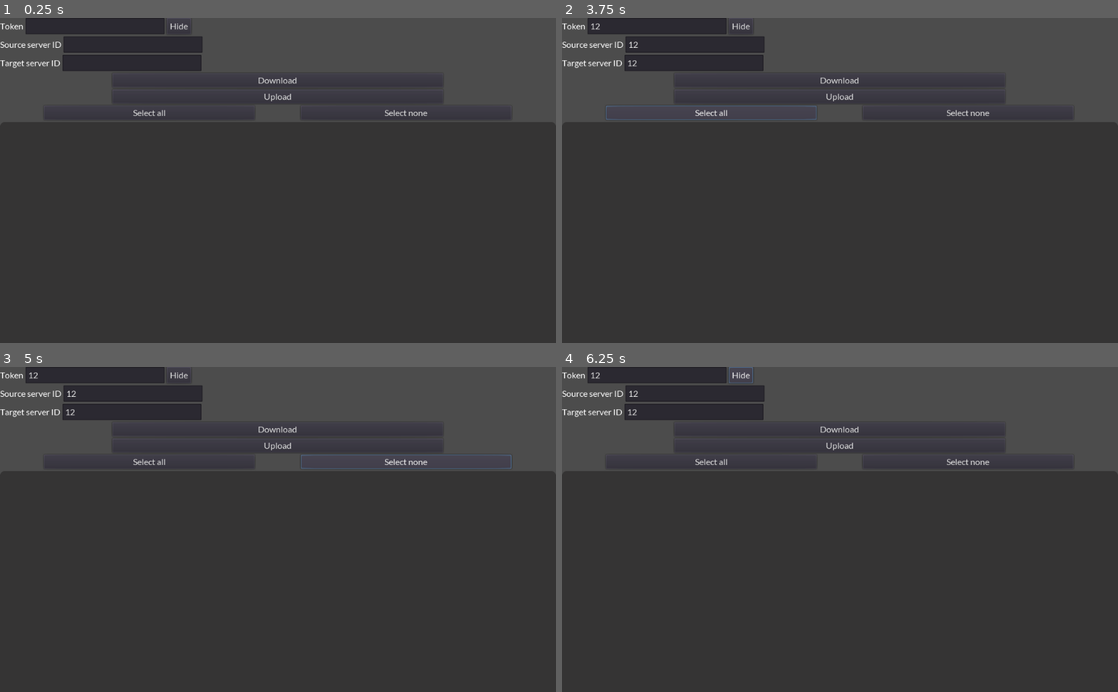
Above: before the commit, frames 1-4 (two rows, left to right).
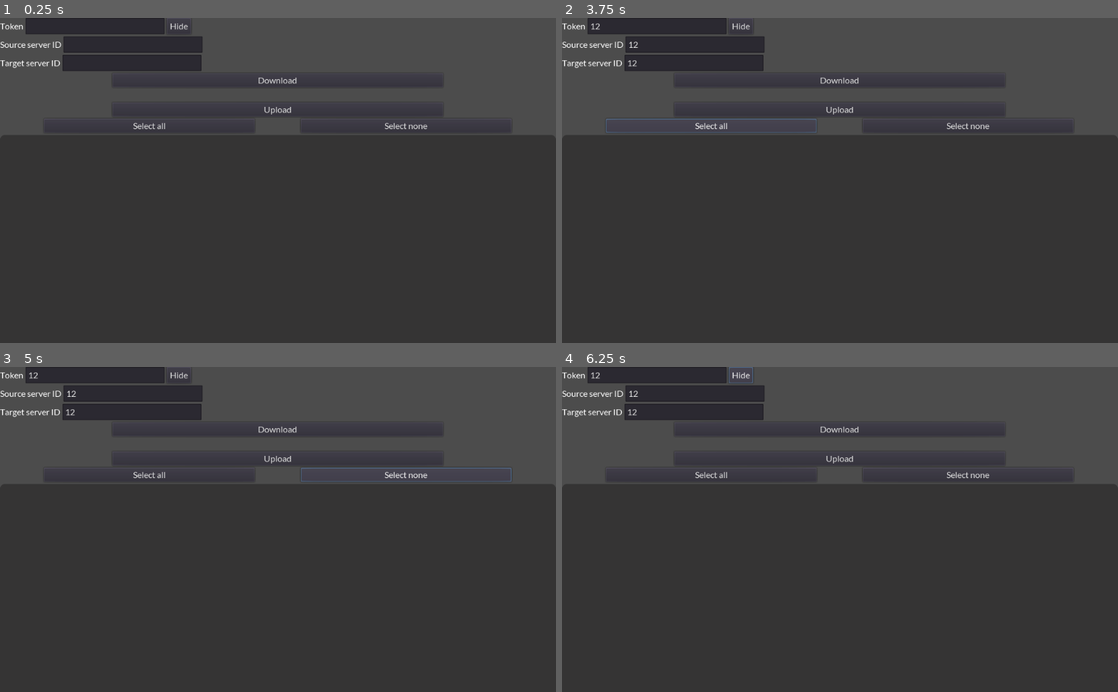
Above: after the commit, the same moments.

Repository: SekoiaTree/DiscordEmoteYoinker
Game: Godot game, scene res://Main.tscn
Same seed, same stepped clock (60 frames per second), same inputs: the game is played once before the commit and once after it. The engine's default icon, where the game draws it, is replaced by a stand-in: a white triangle on a blue panel in a dark square.
Inputs (mouse positions are in pixels of both pictures, inside the frame that each line leads up to):
- Up to frame 1 (0.25 s): no input
- Up to frame 2 (3.75 s): click (656, 24) at 0.52 s; type "12" at 0.6 s; click (695, 44) at 0.75 s; type "12" at 0.83 s; click (695, 63) at 0.98 s; type "12" at 1.07 s; click "Download" at 1.25 s; click "Hide" at 2 s; click "Show" at 2.75 s; click "Select all" at 3.5 s
- Up to frame 3 (5 s): click "Select none" at 4.25 s
- Up to frame 4 (6.25 s): click "Hide" at 5 s; click "Show" at 5.75 s

The runs differ from the first frame. In frame 1, 0.6% of the frame differs, in the area x 7-92%, y 23-36%; in frame 2, 1.7%; in frame 3, 1.6%; in frame 4, 0.6%.
Error before the commit: Assertion failed. (res://MainManager.gd:177)
Error after the commit: Assertion failed. (res://MainManager.gd:195)

Commit message:
Error management

Diff:
--- /dev/null
+++ b/ErrorManager.gd
@@ -0,0 +1,21 @@
+extends Label
+
+
+# Declare member variables here. Examples:
+# var a = 2
+# var b = "text"
+
+
+# Called when the node enters the scene tree for the first time.
+func _ready():
+	pass # Replace with function body.
+
+
+# Called every frame. 'delta' is the elapsed time since the previous frame.
+#func _process(delta):
+#	pass
+
+func display_error(error_text : String):
+	text = error_text
+	push_error(error_text)
+	$AnimationPlayer.play("DisappearText")
--- a/Main.tscn
+++ b/Main.tscn
@@ -1,9 +1,26 @@
-[gd_scene load_steps=6 format=2]
+[gd_scene load_steps=8 format=2]
 
 [ext_resource path="res://TextBoxManager.gd" type="Script" id=1]
 [ext_resource path="res://MainManager.gd" type="Script" id=2]
 [ext_resource path="res://SelectionManager.gd" type="Script" id=3]
 [ext_resource path="res://MainFont.tres" type="DynamicFont" id=4]
+[ext_resource path="res://ErrorManager.gd" type="Script" id=5]
+
+[sub_resource type="Animation" id=2]
+resource_name = "DisappearText"
+length = 3.0
+tracks/0/type = "value"
+tracks/0/path = NodePath(".:percent_visible")
+tracks/0/interp = 1
+tracks/0/loop_wrap = true
+tracks/0/imported = false
+tracks/0/enabled = true
+tracks/0/keys = {
+"times": PoolRealArray( 0, 2, 3 ),
+"transitions": PoolRealArray( 1, 1, 1 ),
+"update": 0,
+"values": [ 1.0, 1.0, 0.0 ]
+}
 
 [sub_resource type="StyleBoxFlat" id=1]
 bg_color = Color( 0.211765, 0.207843, 0.207843, 1 )
@@ -118,10 +135,22 @@
 size_flags_horizontal = 3
 size_flags_stretch_ratio = 2.0
 
+[node name="Label" type="Label" parent="VBoxContainer"]
+margin_top = 132.0
+margin_right = 1024.0
+margin_bottom = 152.0
+custom_colors/font_color = Color( 1, 0, 0, 1 )
+custom_fonts/font = ExtResource( 4 )
+align = 1
+script = ExtResource( 5 )
+
+[node name="AnimationPlayer" type="AnimationPlayer" parent="VBoxContainer/Label"]
+anims/DisappearText = SubResource( 2 )
+
 [node name="Upload" type="HBoxContainer" parent="VBoxContainer"]
-margin_top = 132.0
-margin_right = 1024.0
-margin_bottom = 158.0
+margin_top = 156.0
+margin_right = 1024.0
+margin_bottom = 182.0
 size_flags_horizontal = 3
 size_flags_stretch_ratio = 4.0
 alignment = 1
@@ -150,9 +179,9 @@
 size_flags_stretch_ratio = 2.0
 
 [node name="Selectors" type="HBoxContainer" parent="VBoxContainer"]
-margin_top = 162.0
-margin_right = 1024.0
-margin_bottom = 188.0
+margin_top = 186.0
+margin_right = 1024.0
+margin_bottom = 212.0
 
 [node name="Control2" type="Control" parent="VBoxContainer/Selectors"]
 margin_right = 77.0
@@ -192,7 +221,7 @@
 size_flags_stretch_ratio = 0.2
 
 [node name="ScrollContainer" type="ScrollContainer" parent="VBoxContainer"]
-margin_top = 192.0
+margin_top = 216.0
 margin_right = 1024.0
 margin_bottom = 600.0
 size_flags_vertical = 3
@@ -200,7 +229,7 @@
 
 [node name="GridContainer" type="GridContainer" parent="VBoxContainer/ScrollContainer"]
 margin_right = 1024.0
-margin_bottom = 408.0
+margin_bottom = 384.0
 size_flags_horizontal = 3
 size_flags_vertical = 3
 columns = 6
--- a/MainManager.gd
+++ b/MainManager.gd
@@ -18,26 +18,39 @@
 
 onready var download_button = $Download/Button
 onready var upload_button = $Upload/Button3
+onready var error_text = $Label
 
 # Called when the node enters the scene tree for the first time.
 func _ready():
-	var err = http.connect_to_host("https://discord.com")
-	assert(err == OK)
-	while http.get_status() == HTTPClient.STATUS_CONNECTING or http.get_status() == HTTPClient.STATUS_RESOLVING:
-		http.poll()
-		if not OS.has_feature("web"):
+	var err = -1
+	while err != OK:
+		err = http.connect_to_host("https://discord.com")
+		OS.delay_msec(1)
+
+	var ready = false
+	while http.get_status() == HTTPClient.STATUS_DISCONNECTED or not ready:
+		ready = true
+		while http.get_status() == HTTPClient.STATUS_CONNECTING or http.get_status() == HTTPClient.STATUS_RESOLVING:
+			http.poll()
 			OS.delay_msec(1)
-		else:
-			yield(Engine.get_main_loop(), "idle_frame")
-
-	err = emoji_http.connect_to_host("https://cdn.discordapp.com")
-	assert(err == OK)
-	while emoji_http.get_status() == HTTPClient.STATUS_CONNECTING or emoji_http.get_status() == HTTPClient.STATUS_RESOLVING:
-		emoji_http.poll()
-		if not OS.has_feature("web"):
+		if http.get_status() == HTTPClient.STATUS_DISCONNECTED:
+			OS.delay_msec(200)
+
+	err = -1
+	while err != OK:
+		err = emoji_http.connect_to_host("https://cdn.discordapp.com")
+		OS.delay_msec(1)
+
+	ready = false
+	while emoji_http.get_status() == HTTPClient.STATUS_DISCONNECTED or not ready:
+		ready = true
+		while emoji_http.get_status() == HTTPClient.STATUS_CONNECTING or emoji_http.get_status() == HTTPClient.STATUS_RESOLVING:
+			emoji_http.poll()
 			OS.delay_msec(1)
-		else:
-			yield(Engine.get_main_loop(), "idle_frame")
+
+		if emoji_http.get_status() == HTTPClient.STATUS_DISCONNECTED:
+			OS.delay_msec(200)
+
 	get_tree().create_timer(0.1).connect("timeout", self, "_on_resized")
 
 # Called every frame. 'delta' is the elapsed time since the previous frame.
@@ -54,10 +67,15 @@
 	var rb = request_await("/api/v9/guilds/"+sourceID+"/emojis", token, http)
 	var result = rb.get_string_from_utf8()
 	var json = JSON.parse(result)
-	if json.error:
-		return #TODO
+	if json.error != OK:
+		error_text.display_error("Could not parse JSON!")
+		return
 
 	result = json.result
+
+	if not result is Array:
+		error_text.display_error("Failed to fetch emojis. Check if you inputted your data correctly, then try again.")
+		return
 	state = State.DOWNLOADING
 	download_button.disabled = true
 	upload_button.disabled = true
@@ -85,10 +103,11 @@
 			http.poll()
 			var chunk = http.read_response_body_chunk()
 			if chunk.size() == 0:
-				if not OS.has_feature("web"):
-					OS.delay_usec(1000)
-				else:
-					yield(Engine.get_main_loop(), "idle_frame")
+				OS.delay_usec(1000)
+		if http.get_response_code() < 200 or http.get_response_code() >= 300:
+			error_text.display_error("Failed to send request, with code " + str(http.get_response_code())+". This probably disconnected us, so you'll have to restart. Sorry!")
+			get_tree().paused = true
+			return
 
 	current_emoji += 1
 	while current_emoji < emojis.size() && not $ScrollContainer/GridContainer.get_child(current_emoji).pressed:
@@ -120,7 +139,8 @@
 	var image = Image.new()
 	var error = image.load_png_from_buffer(rb)
 	if error != OK:
-		push_error("Couldn't load the image")
+		error_text.display_error("Couldn't load image!")
+		return
 	var texture = ImageTexture.new()
 	texture.flags = texture.flags & ~ImageTexture.FLAG_FILTER
 	texture.create_from_image(image)
@@ -155,18 +175,16 @@
 		# Get a chunk.
 		var chunk = client.read_response_body_chunk()
 		if chunk.size() == 0:
-			if not OS.has_feature("web"):
-				# Got nothing, wait for buffers to fill a bit.
-				OS.delay_usec(1000)
-			else:
-				yield(Engine.get_main_loop(), "idle_frame")
+			OS.delay_usec(1000)
 		else:
 			rb = rb + chunk # Append to read buffer.
 	return rb
 
 func request(path : String, client : HTTPClient):
 	var err = client.request(HTTPClient.METHOD_GET, path, [])
-	assert(err == OK)
+	if err != OK:
+		error_text.display_error("Failed to request! You'll have to restart, sorry!")
+		get_tree().paused = true
 
 func request_await(path : String, token : String, client : HTTPClient, auth : bool = true):
 	var err
@@ -175,16 +193,11 @@
 	else:
 		err = client.request(HTTPClient.METHOD_GET, path, [])
 	assert(err == OK)
+
 	while client.get_status() == HTTPClient.STATUS_REQUESTING:
 		# Keep polling for as long as the request is being processed.
 		client.poll()
-		if OS.has_feature("web"):
-			# Synchronous HTTP requests are not supported on the web,
-			# so wait for the next main loop iteration.
-			yield(Engine.get_main_loop(), "idle_frame")
-		else:
-			OS.delay_usec(500)
-	assert(client.get_status() == HTTPClient.STATUS_BODY or client.get_status() == HTTPClient.STATUS_CONNECTED) # Make sure request finished well.
+		OS.delay_usec(500)
 
 	if client.has_response():
 		var rb = PoolByteArray()
@@ -192,14 +205,12 @@
 			client.poll()
 			var chunk = client.read_response_body_chunk()
 			if chunk.size() == 0:
-				if not OS.has_feature("web"):
-					OS.delay_usec(1000)
-				else:
-					yield(Engine.get_main_loop(), "idle_frame")
+				OS.delay_usec(1000)
 			else:
 				rb = rb + chunk
 		return rb
 	else:
+		error_text.display_error("Failed to get something, no response received. Sorry!")
 		return null
 
 func _on_resized():
Not shown, changed: Exports/DEY-Linux.x86_64
Not shown, changed: Exports/DEY-Mac.zip
Not shown, changed: Exports/DEY-Windows.exe
